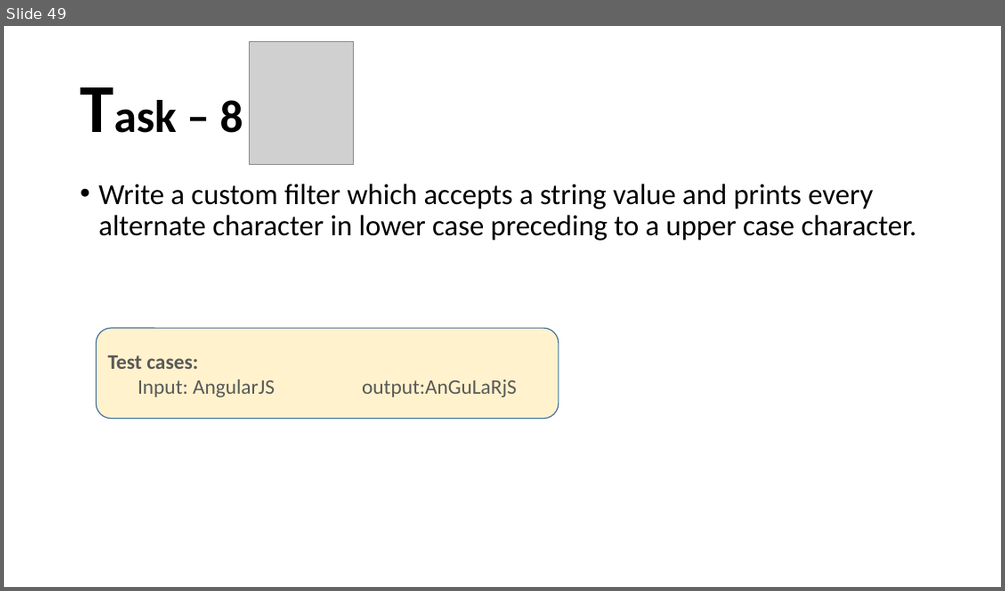
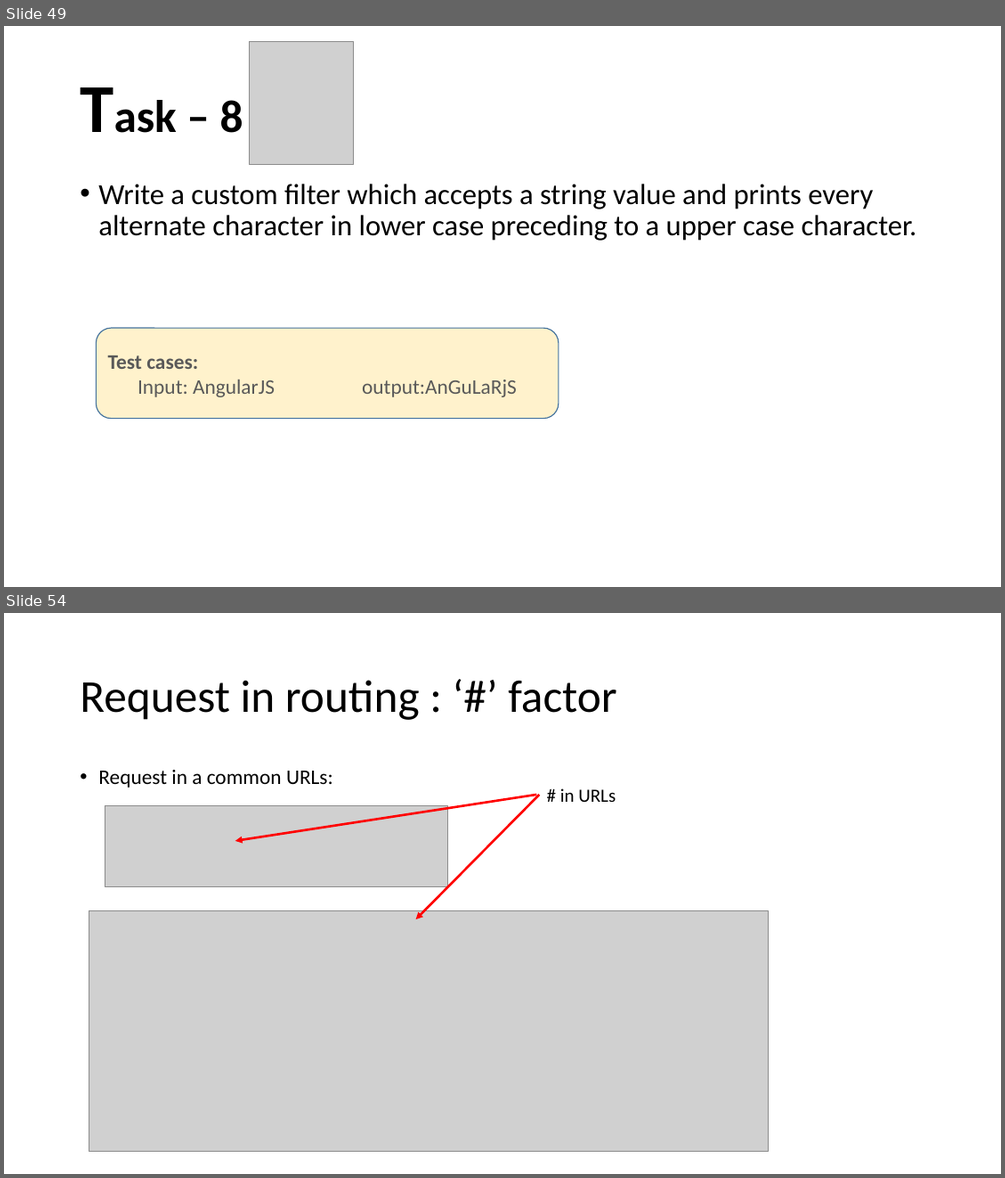
Before and after one commit to santoshkar/Angular, a slide deck: Angular JS draft.pptx. Shown one above the other, each under a label of ours: slide 49 before the commit, slides 49 and 54 after it; the slides between them are not shown. The pictures are 1005x591 and 1005x1178 pixels, drawn with LibreOffice and Linux fonts; fonts in the diff are those of the drawing; grey boxes stand for pictures. Boxes give left, top, right and bottom in pixels: in the first picture for what was removed or moved away, otherwise in the second. Text is boxed around its words. In the diff, an @@ line names an element or a change of style, - is before the commit and + after.

```diff
--- a/Angular JS draft.pptx
+++ b/Angular JS draft.pptx
@@ slide 54 added at bbox=[4, 613, 1001, 1174], background #FFFFFF @@
@@ title added at bbox=[80, 680, 617, 720], 44 pt, text #000000 @@
+Request in routing : ‘#’ factor
@@ text added at bbox=[98, 770, 333, 787], 20 pt, text #000000 @@
+• Request in a common URLs:
@@ arrow added from (536, 795) to (235, 841), #FF0000 2.25 pt @@
@@ arrow added from (540, 795) to (416, 919), #FF0000 2.25 pt @@
@@ text added at bbox=[560, 788, 615, 802], 18 pt, text #000000 @@
+# in URLs
@@ picture added at bbox=[105, 806, 448, 887] @@
@@ picture added at bbox=[89, 910, 769, 1151] @@
```
Also in this commit, not shown: 16 slides changed, 7 other slides added, 1 slide removed, 4 other files.
